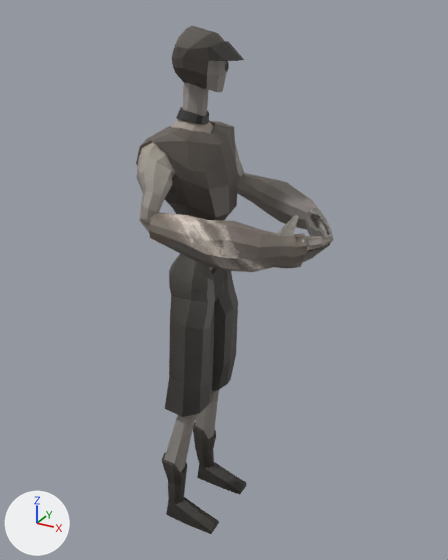
Before and after pictures for a commit that changed the Blender file assets/models/neutral2.blend.
Rendered twice from a camera (50 mm lens) standing at (1.44, -2.36, 2.56) and looking at (0.13, 0.03, 1.37). Lighting does not change. The marker at lower left points along +X, +Y and +Z. The first picture is the older version. Both versions are drawn at frame 40 of the action 'kind gesture'; the numbers are the values there.

The first picture shows 'body og.001'.
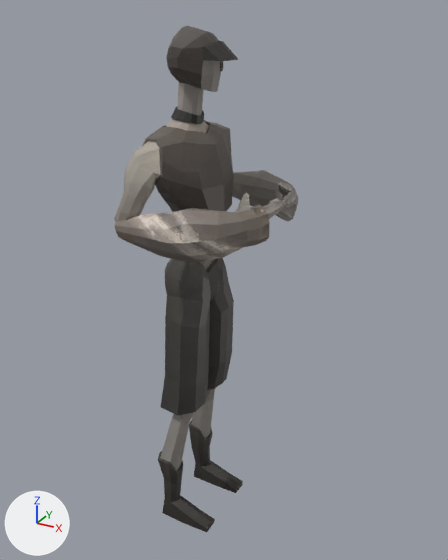
What differs and where, as boxes (x1, y1, x2, y2) in the pictures (448 x 560 px; the box of a moved part takes in the faces that stretch with it):
```json
{"object": "body og.001", "change": "reshaped", "before": [136, 26, 333, 534], "after": [114, 26, 298, 532], "on screen": "7% narrower"}
{"part": 1, "of": "me_cube_007", "change": "moved or reshaped", "before": [225, 61, 229, 72], "after": [220, 61, 223, 71]}
{"part": 2, "of": "me_cube_007", "change": "moved or reshaped", "before": [136, 26, 333, 534], "after": [114, 26, 298, 532]}
```

The change, as JSON lines over the scene's bpy script:
```json
{"block": "me_cube_007", "where": "# used by ob_body_og_001; location = (0.0, 0.0, 1.486)"}
{"op": "remove", "block": "me_cube_007", "code": "me_cube_007.from_pydata(...)  # 973 vertices, 942 faces; spans x -0.18..0.65, y -0.44..0.44, z -1.5..1.01"}
{"op": "add", "block": "me_cube_007", "code": "me_cube_007.from_pydata(...)  # 973 vertices, 942 faces; spans x -0.2..0.44, y -0.44..0.48, z -1.5..1.01"}
{"block": "me_cube_007", "change": "me_cube_007 part 1: the loose piece of 40 vertices spanning x 0.13..0.15, y 0.01..0.05, z 0.83..0.88 is moved by (-0.03, 0.0, 0.0)"}
{"block": "me_cube_007", "change": "me_cube_007 part 2: 932 of 973 vertices moved; they spanned x -0.18..0.65, y -0.44..0.44, z -1.5..1.01 and now span x -0.2..0.44, y -0.44..0.48, z -1.5..1.01; mean shift (-0.07, -0.01, 0.02); largest move (0.64, 0.03, 0.16) -> (0.29, -0.13, 0.26)"}
```
